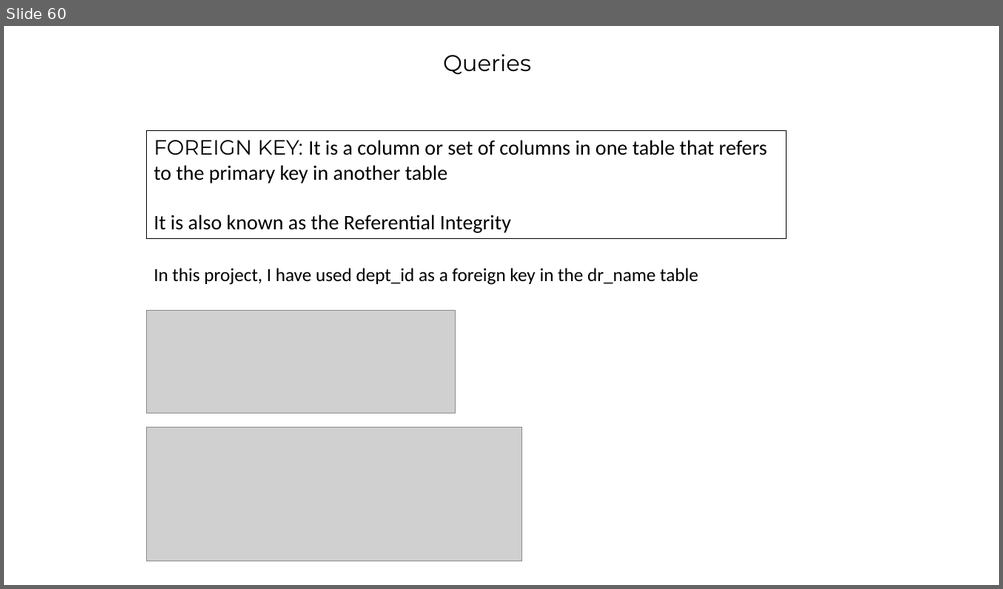
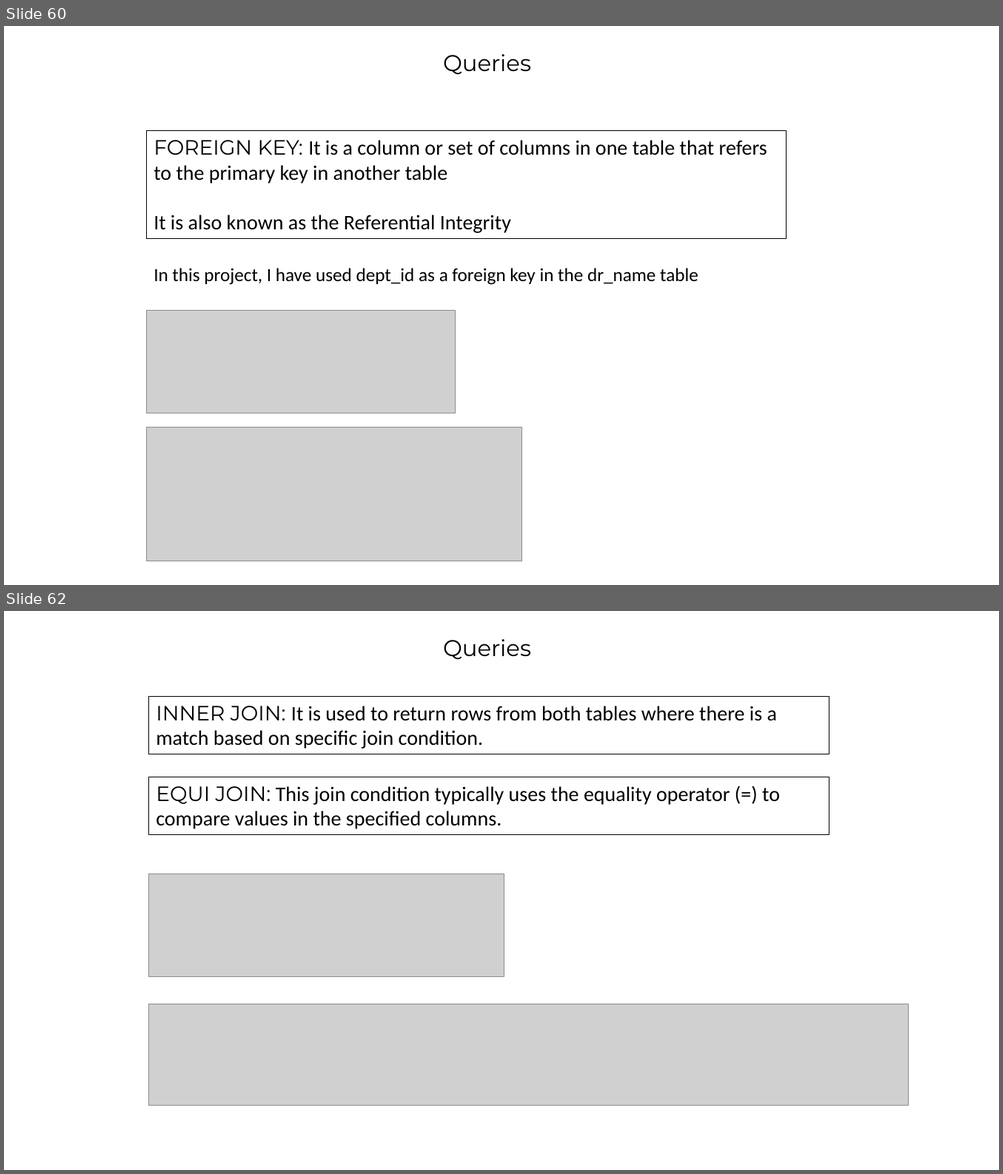
Before and after one commit to barrett28/1_IT-vedant, a slide deck: 4_sql/project''/hospital_management.pptx. Shown one above the other, each under a label of ours: slide 60 before the commit, slides 60 and 62 after it; the slides between them are not shown. The pictures are 1003x589 and 1003x1174 pixels, drawn with LibreOffice and Linux fonts; fonts in the diff are those of the drawing; grey boxes stand for pictures; background and template pictures are left out. Boxes give left, top, right and bottom in pixels: in the first picture for what was removed or moved away, otherwise in the second. Text is boxed around its words. In the diff, an @@ line names an element or a change of style, - is before the commit and + after.

```diff
--- a/4_sql/project''/hospital_management.pptx
+++ b/4_sql/project''/hospital_management.pptx
@@ slide 62 added at (x1=4, y1=611, x2=999, y2=1170), background picture (left out) @@
@@ text added at (x1=443, y1=639, x2=531, y2=660), 22 pt, text #000000 @@
+Queries
@@ rectangle added at (x1=149, y1=696, x2=829, y2=754), outline #000000 0.75 pt, 20 pt, text #000000 @@
+INNER JOIN: It is used to return rows from both tables where there is a match based on specific join condition.
@@ rectangle added at (x1=149, y1=777, x2=829, y2=834), outline #000000 0.75 pt, 20 pt, text #000000 @@
+EQUI JOIN: This join condition typically uses the equality operator (=) to compare values in the specified columns.
@@ picture added at (x1=149, y1=874, x2=505, y2=977) @@
@@ picture added at (x1=149, y1=1004, x2=908, y2=1105) @@
```
Also in this commit, not shown: 6 other slides added, 7 slides removed, 17 other files.
